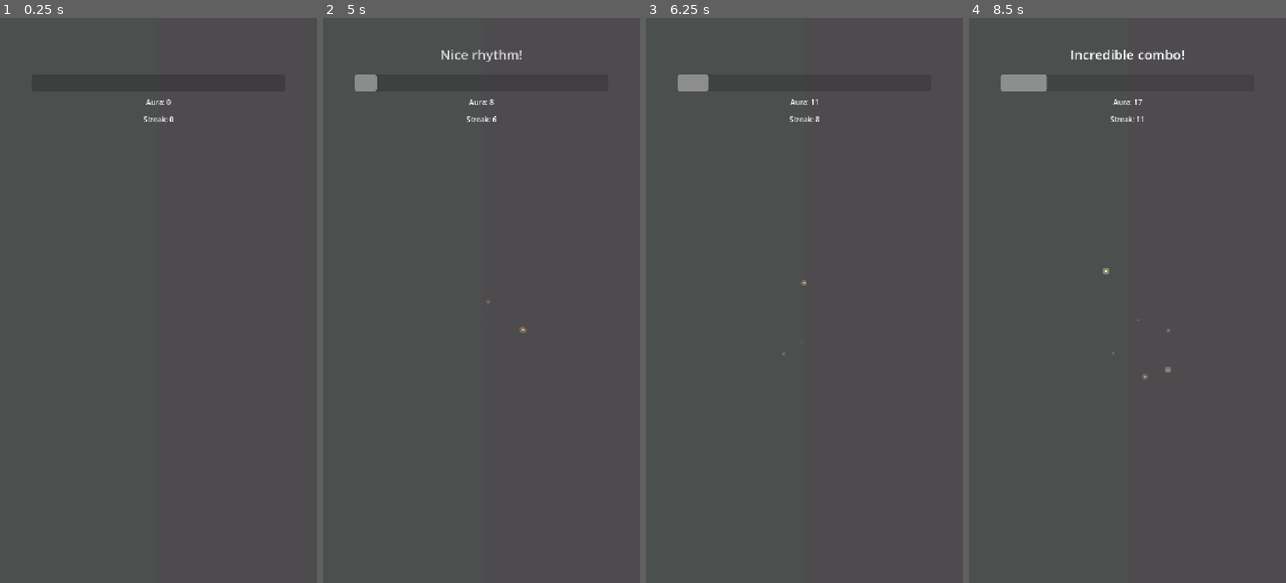
Above: before the commit, frames 1-4 (left to right).
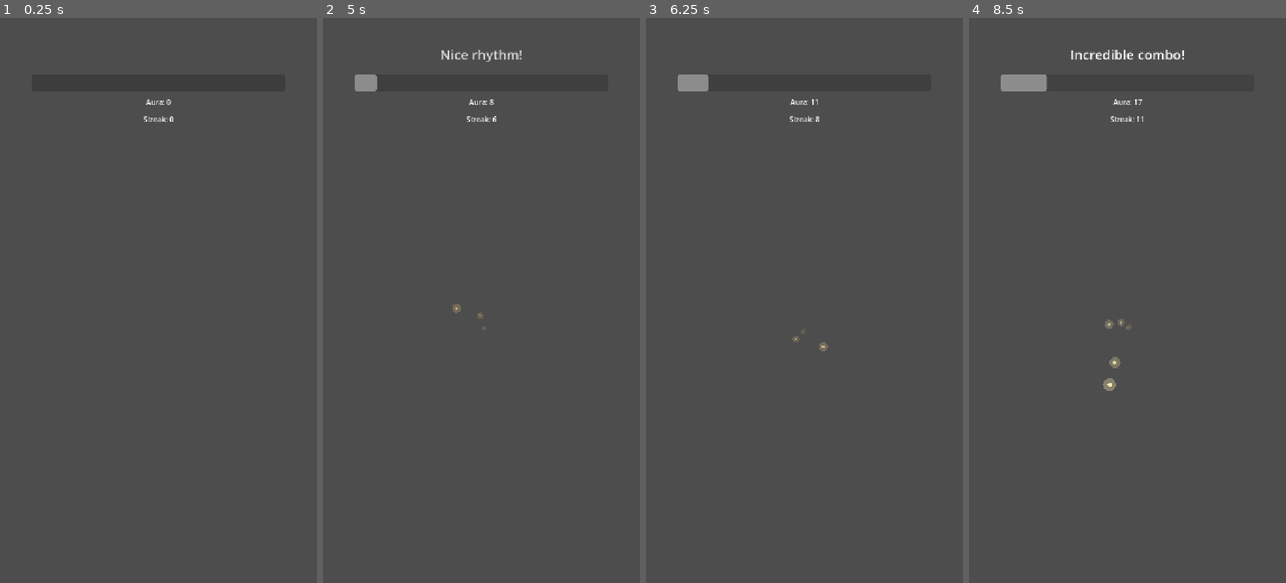
Above: after the commit, the same moments.

Repository: engjuliocez4r/auramax
Game: Godot game, scene res://scenes/duel.tscn
The game is run twice, just before and just after one commit, with the same random seed, the same clock (stepped at 60 frames per second) and the same inputs.
Inputs (mouse positions are in pixels of both pictures, inside the frame that each line leads up to):
- Up to frame 1 (0.25 s): no input
- Up to frame 2 (5 s): tap Enter at 0.5, 2, 3.5 s; move the mouse to (551, 272) at 0.52 s; click (551, 272) at 0.67 s; tap Space at 1.25, 2.75, 4.25 s; move the mouse to (418, 328) at 1.27 s; click (418, 328) at 1.42 s; move the mouse to (513, 176) at 2.02 s; click (513, 176) at 2.17 s; move the mouse to (465, 413) at 2.77 s; click (465, 413) at 2.92 s; move the mouse to (576, 385) at 3.52 s; click (576, 385) at 3.67 s; move the mouse to (386, 215) at 4.27 s; click (386, 215) at 4.42 s
- Up to frame 3 (6.25 s): move the mouse to (820, 300) at 5.02 s; click (820, 300) at 5.17 s; move the mouse to (756, 159) at 5.77 s; click (756, 159) at 5.92 s
- Up to frame 4 (8.5 s): move the mouse to (1197, 272) at 6.52 s; click (1197, 272) at 6.67 s; move the mouse to (1064, 328) at 7.27 s; click (1064, 328) at 7.42 s; move the mouse to (1159, 176) at 8.02 s; click (1159, 176) at 8.17 s

The runs differ from the first frame. In frame 2, less than 0.1% of the frame differs, in the area x 40-65%, y 50-56%; in frame 3, less than 0.1%; in frame 4, 0.3%, in the area x 42-64%, y 44-66%.

Commit message:
Invisible zones at rest, streak decay over time, escalating centred orbs
Co-Authored-By: Claude Sonnet 5 <noreply@anthropic.com>

Diff:
--- a/scenes/duel.tscn
+++ b/scenes/duel.tscn
@@ -12,14 +12,14 @@
 anchor_right = 0.5
 anchor_bottom = 1.0
 mouse_filter = 0
-color = Color(0, 1, 0.4, 0.015)
+color = Color(0, 1, 0.4, 0.0)
 
 [node name="RightZone" type="ColorRect" parent="."]
 anchor_left = 0.5
 anchor_right = 1.0
 anchor_bottom = 1.0
 mouse_filter = 0
-color = Color(0.615686, 0, 1, 0.015)
+color = Color(0.615686, 0, 1, 0.0)
 
 [node name="AuraBar" type="ProgressBar" parent="."]
 anchor_left = 0.1
@@ -47,6 +47,5 @@
 horizontal_alignment = 1
 
 [node name="AuraCore" type="Node2D" parent="."]
-position = Vector2(360, 704)
 
 [node name="Announcer" parent="." instance=ExtResource("2")]
--- a/scripts/duel.gd
+++ b/scripts/duel.gd
@@ -2,13 +2,12 @@
 ## Rhythm-driven duel core: alternating left/right taps build a streak, and a
 ## single smoothed "intensity" value derived from that streak drives every
 ## emotional-escalation visual. This script owns gameplay math only;
-## presentation (labels, bar glow, zone highlight, orbs) lives in the signal
+## presentation (labels, bar glow, zone flash, orbs) lives in the signal
 ## handlers below so it can be replaced without touching tap/streak/aura
-## logic. The zone tint is set once from zone_base_alpha and stays constant:
-## it is functional feedback (where to tap), never emotional feedback, so it
-## must not compete with the orbs/aura bar for the player's attention. All
-## intensity-driven escalation flows into the orbs (AuraCore) and the aura
-## bar glow instead.
+## logic. The touch zones are functional feedback only (where to tap): they
+## stay fully transparent at rest and flash briefly on a valid tap, never
+## reacting to intensity. All intensity-driven escalation flows into the
+## orbs (AuraCore) and the aura bar glow instead.
 
 signal valid_tap(side: String)
 signal invalid_tap(side: String)
@@ -24,16 +23,19 @@
 @export var max_bonus: float = 2.0
 @export var aura_target: float = 100.0 # Max value shown on AuraBar.
 
+@export var streak_decay_grace: float = 1.0 # Seconds of inactivity before the streak starts dropping.
+@export var streak_decay_rate: float = 3.0 # Streak points lost per second once decaying.
+
 @export var orb_streak_threshold: int = 5
-@export var tap_highlight_alpha: float = 0.12
+@export var tap_highlight_alpha: float = 0.12 # Also the zone flash's peak alpha (base is 0.0).
 @export var tap_highlight_duration: float = 0.25
 @export var intensity_rise_speed: float = 2.5
 @export var intensity_fall_speed: float = 1.2
-@export var zone_base_alpha: float = 0.015 # Constant; never scaled by intensity.
+@export var zone_base_alpha: float = 0.0 # Fully transparent at rest; only the tap flash ever raises it.
 
 @export var orb_spawn_radius_min: float = 40.0
 @export var orb_spawn_radius_max: float = 140.0
-@export var orb_travel_speed: float = 220.0 # px/sec inward; caps the tween duration below orb_lifetime.
+@export var orb_travel_speed: float = 220.0 # px/sec inward at full intensity; caps the tween below orb_lifetime.
 @export var orb_lifetime: float = 0.9
 @export var orb_max_spawn_rate: float = 10.0 # orbs/sec at full intensity.
 
@@ -47,7 +49,13 @@
 const ORB_COLOR_DIM := Color(0.9, 0.55, 0.25, 0.55) # Low intensity: dim embers.
 const ORB_COLOR_BRIGHT := Color(1.0, 0.95, 0.7, 0.95) # Full intensity: hot white-gold.
 const ORB_MIN_SPAWN_RATE := 1.0 # orbs/sec floor once past orb_streak_threshold, at zero intensity.
+const ORB_MIN_TRAVEL_SPEED_SCALE := 0.3 # Fraction of orb_travel_speed used at zero intensity: slow drift.
+const ORB_MIN_SIZE_SCALE := 0.7 # Orb scale at zero intensity: small.
+const ORB_MAX_SIZE_SCALE := 1.7 # Orb scale at full intensity: large.
+const ORB_MAX_JITTER_STRENGTH := 16.0 # px of sideways wobble at full intensity; 0 at zero intensity.
 const AURA_BAR_MAX_GLOW := 1.6
+const AURA_CORE_HORIZONTAL_FRACTION := 0.5 # Dead center horizontally, any resolution/aspect.
+const AURA_CORE_VERTICAL_FRACTION := 0.55 # Where the avatar will stand later.
 
 @onready var _left_zone: ColorRect = $LeftZone
 @onready var _right_zone: ColorRect = $RightZone
@@ -65,10 +73,17 @@
 var _current_aura: float = 0.0
 var _intensity_target: float = 0.0
 var _next_milestone_index: int = 0
+var _streak_decay_accumulator: float = 0.0
+var _left_zone_tween: Tween
+var _right_zone_tween: Tween
+
 var _orb_spawn_accumulator: float = 0.0
 var _orb_spawn_rate: float = 0.0
 var _orb_ring_radius: float = 0.0
 var _orb_brightness: float = 0.0
+var _orb_current_speed: float = 0.0
+var _orb_jitter_strength: float = 0.0
+var _orb_size_scale: float = ORB_MIN_SIZE_SCALE
 
 
 func _ready() -> void:
@@ -81,12 +96,25 @@
 	streak_changed.connect(_on_streak_changed)
 	aura_changed.connect(_on_aura_changed)
 	intensity_changed.connect(_on_intensity_changed)
+	_center_aura_core()
+	get_viewport().size_changed.connect(_center_aura_core)
 	_update_labels()
 
 
 func _process(delta: float) -> void:
+	_update_streak_decay(delta)
 	_update_intensity(delta)
 	_update_orb_spawning(delta)
+
+
+func _center_aura_core() -> void:
+	# Computed from the live viewport rect (not a fixed pixel constant) so it
+	# stays centered — this is where the avatar will stand later.
+	var viewport_size := get_viewport_rect().size
+	_aura_core.position = Vector2(
+		viewport_size.x * AURA_CORE_HORIZONTAL_FRACTION,
+		viewport_size.y * AURA_CORE_VERTICAL_FRACTION
+	)
 
 
 # ─── Input ──────────────────────────────────────────────────────────────
@@ -141,8 +169,9 @@
 		else:
 			_set_streak(0)
 	else:
-		# Second tap ever (or first after a rhythm-chain reset): accept it and
-		# start timing from here since there is no prior interval to compare.
+		# Second tap ever (or first after a rhythm-chain/decay reset): accept
+		# it and start timing from here since there is no prior interval to
+		# compare against.
 		_set_streak(_streak + 1)
 	_last_interval_ms = interval
 
@@ -154,6 +183,7 @@
 	_intensity_target = clampf(float(_streak) / float(maxi(milestone_schedule.second_milestone, 1)), 0.0, 1.0)
 	if _streak == 0:
 		_next_milestone_index = 0
+		_streak_decay_accumulator = 0.0
 	streak_changed.emit(_streak)
 	if _streak > 0:
 		_check_milestones()
@@ -173,6 +203,24 @@
 	aura_changed.emit(_current_aura)
 
 
+func _update_streak_decay(delta: float) -> void:
+	if _streak <= 0 or _last_tap_time_ms == -1:
+		_streak_decay_accumulator = 0.0
+		return
+	var idle_seconds := (Time.get_ticks_msec() - _last_tap_time_ms) / 1000.0
+	if idle_seconds < streak_decay_grace:
+		_streak_decay_accumulator = 0.0
+		return
+	_streak_decay_accumulator += delta * streak_decay_rate
+	while _streak_decay_accumulator >= 1.0 and _streak > 0:
+		_streak_decay_accumulator -= 1.0
+		# A tap right after decay shouldn't be judged against a stale,
+		# pre-pause interval — treat it like the start of a fresh chain so
+		# resuming isn't punished on top of the decay itself.
+		_last_interval_ms = -1
+		_set_streak(_streak - 1)
+
+
 func _update_intensity(delta: float) -> void:
 	var speed := intensity_rise_speed if _intensity_target > intensity else intensity_fall_speed
 	var t := clampf(speed * delta, 0.0, 1.0)
@@ -187,12 +235,18 @@
 
 func _on_valid_tap(side: String) -> void:
 	var zone := _left_zone if side == "left" else _right_zone
-	# Multiplicative modulate bump on top of the constant color-alpha tint, so
-	# the two effects never fight: brief, barely-noticeable brighten-and-fade
-	# back to the same base alpha.
-	zone.modulate.a = 1.0 + tap_highlight_alpha
+	var existing_tween := _left_zone_tween if side == "left" else _right_zone_tween
+	if existing_tween:
+		existing_tween.kill()
+	# The zone's only visible state, ever: a brief rise from fully transparent
+	# to tap_highlight_alpha, then straight back down to zone_base_alpha (0.0).
+	zone.color.a = tap_highlight_alpha
 	var tween := create_tween()
-	tween.tween_property(zone, "modulate:a", 1.0, tap_highlight_duration)
+	tween.tween_property(zone, "color:a", zone_base_alpha, tap_highlight_duration)
+	if side == "left":
+		_left_zone_tween = tween
+	else:
+		_right_zone_tween = tween
 	if SettingsManager.is_haptics_enabled():
 		Input.vibrate_handheld(HAPTIC_DURATION_MS)
 
@@ -212,11 +266,17 @@
 	var glow := lerpf(1.0, AURA_BAR_MAX_GLOW, eased)
 	_aura_bar.self_modulate = Color(glow, glow, glow, 1.0)
 
-	# Cache orb parameters here so the per-frame spawn loop below reacts to
-	# this signal instead of polling `intensity` directly every frame.
+	# Cache every orb parameter here so the per-frame spawn loop below reacts
+	# to this signal instead of polling `intensity` directly every frame.
+	# Count, speed, size, brightness and jitter all escalate together: calm
+	# drifting embers near the threshold, agitated accelerating energy near
+	# full intensity.
 	_orb_spawn_rate = lerpf(ORB_MIN_SPAWN_RATE, orb_max_spawn_rate, new_value)
 	_orb_ring_radius = lerpf(orb_spawn_radius_min, orb_spawn_radius_max, new_value)
 	_orb_brightness = new_value
+	_orb_current_speed = lerpf(orb_travel_speed * ORB_MIN_TRAVEL_SPEED_SCALE, orb_travel_speed, new_value)
+	_orb_jitter_strength = lerpf(0.0, ORB_MAX_JITTER_STRENGTH, new_value)
+	_orb_size_scale = lerpf(ORB_MIN_SIZE_SCALE, ORB_MAX_SIZE_SCALE, new_value)
 
 
 func _update_labels() -> void:
@@ -231,21 +291,23 @@
 	_orb_spawn_accumulator += delta * _orb_spawn_rate
 	while _orb_spawn_accumulator >= 1.0:
 		_orb_spawn_accumulator -= 1.0
-		_spawn_power_orb(_orb_ring_radius, _orb_brightness)
-
-
-func _spawn_power_orb(ring_radius: float, brightness: float) -> void:
+		_spawn_power_orb()
+
+
+func _spawn_power_orb() -> void:
 	# Spawns on a ring around AuraCore and is pulled inward to the center,
 	# fading and shrinking as it goes — energy converging on a focal point,
 	# not spraying from a corner. Drawn procedurally (no textures exist yet)
 	# as a bright core plus a softer, larger halo, so it reads as glowing
 	# energy rather than a flat dot.
 	var angle := randf() * TAU
-	var spawn_pos := Vector2(cos(angle), sin(angle)) * ring_radius
-	var core_color := ORB_COLOR_DIM.lerp(ORB_COLOR_BRIGHT, brightness)
+	var spawn_pos := Vector2(cos(angle), sin(angle)) * _orb_ring_radius
+	var core_color := ORB_COLOR_DIM.lerp(ORB_COLOR_BRIGHT, _orb_brightness)
+	var size_scale := _orb_size_scale
 
 	var orb := Node2D.new()
 	orb.position = spawn_pos
+	orb.scale = Vector2.ONE * size_scale
 
 	var halo := Polygon2D.new()
 	halo.polygon = _build_circle_points(ORB_HALO_RADIUS)
@@ -260,13 +322,26 @@
 	_aura_core.add_child(orb)
 
 	var duration := orb_lifetime
-	if orb_travel_speed > 0.0:
-		duration = minf(spawn_pos.length() / orb_travel_speed, orb_lifetime)
+	if _orb_current_speed > 0.0:
+		duration = minf(spawn_pos.length() / _orb_current_speed, orb_lifetime)
+
+	# Per-orb jitter axis/phase so orbs spawned together don't wobble in lockstep.
+	var jitter_axis := Vector2.RIGHT.rotated(randf() * TAU)
+	var jitter_freq := randf_range(6.0, 10.0)
+	var jitter_strength := _orb_jitter_strength
+	var update_position := func(t: float) -> void:
+		if not is_instance_valid(orb):
+			return
+		var eased_t := ease(t, 0.4) # Accelerating pull toward the center.
+		var base_pos := spawn_pos.lerp(Vector2.ZERO, eased_t)
+		# Wobble fades out near the end so orbs still land cleanly on the core.
+		var wobble := sin(t * TAU * jitter_freq) * jitter_strength * (1.0 - t)
+		orb.position = base_pos + jitter_axis * wobble
 
 	var tween := create_tween()
 	tween.set_parallel(true)
-	tween.tween_property(orb, "position", Vector2.ZERO, duration).set_trans(Tween.TRANS_SINE).set_ease(Tween.EASE_IN)
-	tween.tween_property(orb, "scale", Vector2(0.2, 0.2), duration)
+	tween.tween_method(update_position, 0.0, 1.0, duration)
+	tween.tween_property(orb, "scale", Vector2.ONE * size_scale * 0.2, duration)
 	tween.tween_property(orb, "modulate:a", 0.0, duration)
 	tween.set_parallel(false)
 	tween.tween_callback(orb.queue_free)
Not shown, changed: DESIGN.md
